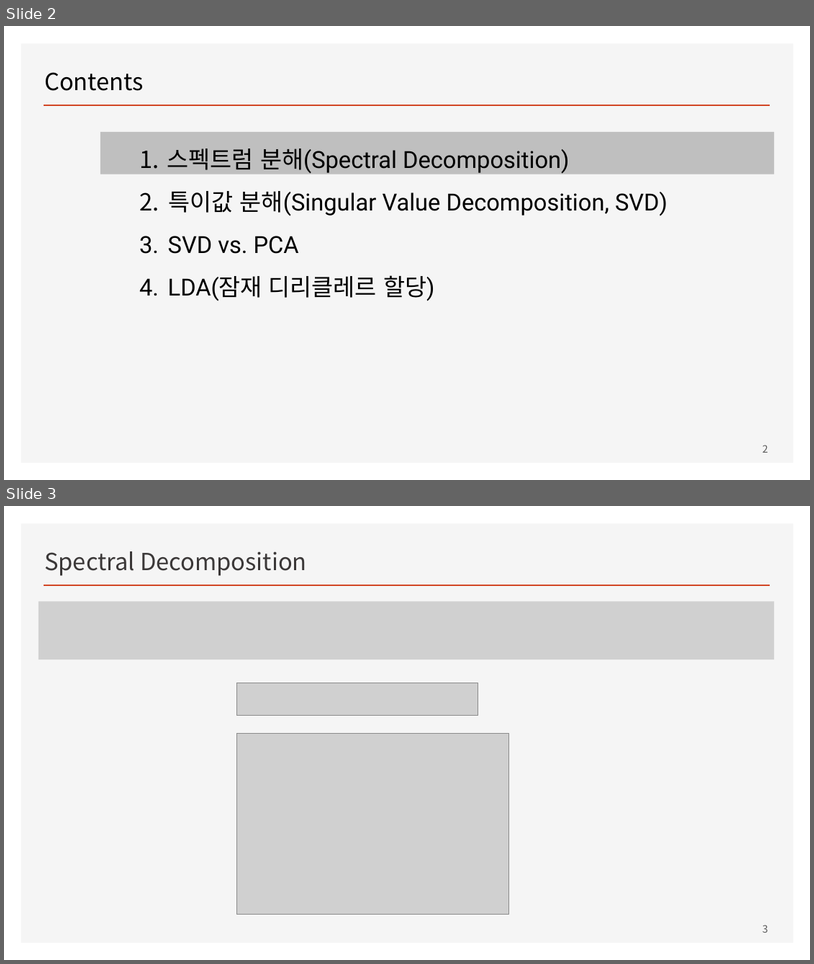
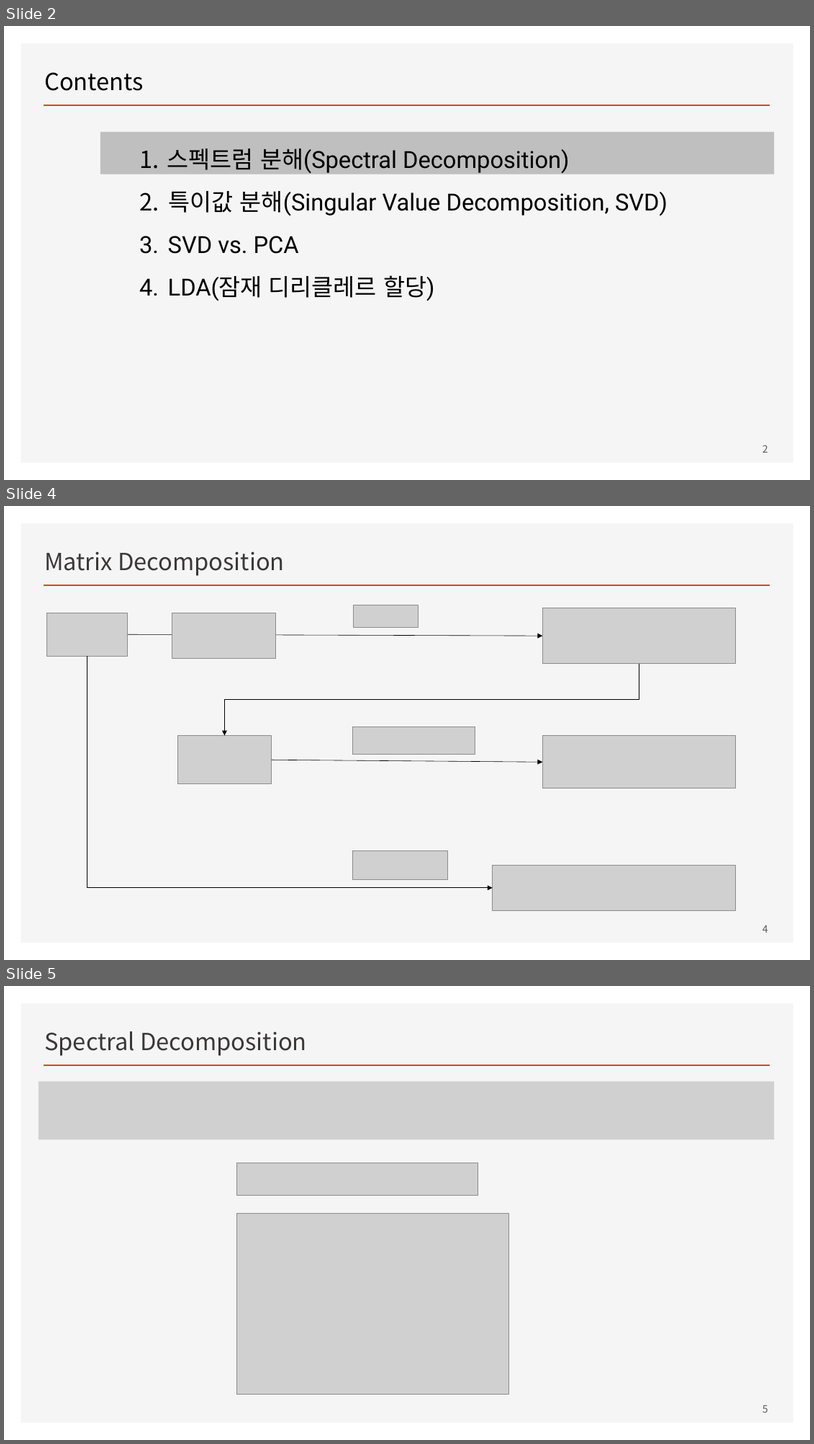
Before and after one commit to ancestor9/mathematics-for-machine-learning, a slide deck: Linear_Algebra/w9_Matrix_Decomposition.pptx. Shown one above the other, each under a label of ours: slides 2 and 3 before the commit, slides 2, 4 and 5 after it; the slides between them are not shown. The pictures are 814x964 and 814x1444 pixels, drawn with LibreOffice and Linux fonts; fonts in the diff are those of the drawing; grey boxes stand for pictures. Boxes give left, top, right and bottom in pixels: in the first picture for what was removed or moved away, otherwise in the second. Text is boxed around its words. In the diff, an @@ line names an element or a change of style, - is before the commit and + after.

```diff
--- a/Linear_Algebra/w9_Matrix_Decomposition.pptx
+++ b/Linear_Algebra/w9_Matrix_Decomposition.pptx
@@ slide 4 added at <box>4,506,810,960</box>, background #FFFFFF; not listed: 2 template elements that a slide beside it also shows @@
@@ title added at <box>44,551,285,576</box>, 28 pt, text #3B3838 @@
+Matrix Decomposition
@@ picture added at <box>46,613,127,656</box> @@
@@ picture added at <box>172,613,275,659</box> @@
@@ picture added at <box>354,605,419,628</box> @@
@@ picture added at <box>543,608,736,663</box> @@
@@ arrow added from (128, 634) to (543, 636), #000000 0.5 pt @@
@@ elbow arrow added from (88, 656) to (493, 888), #000000 0.5 pt @@
@@ elbow arrow added from (639, 663) to (225, 735), #000000 0.5 pt @@
@@ picture added at <box>178,735,271,784</box> @@
@@ picture added at <box>352,727,476,754</box> @@
@@ picture added at <box>543,735,736,788</box> @@
@@ arrow added from (271, 759) to (543, 762), #000000 0.5 pt @@
@@ picture added at <box>352,850,448,879</box> @@
@@ picture added at <box>493,865,736,910</box> @@
@@ page number added at <box>763,925,769,932</box>, 12 pt, text #595959 @@
+4
@@ what was slide 3 is now slide 5 @@
@@ page number at <box>763,1405,769,1412</box>: text changed @@
-3
+5
```
Also in this commit, not shown: 1 other slide added.
